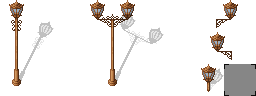
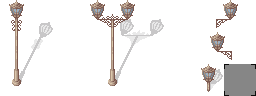
Revision of a layered 256px x 96px image; what changed, layer by layer:
renamed "Lampadaires" to "City Lamps", painted on it over [9, 0, 238, 92]
renamed "Ombres" to "Shadows", painted on it over [19, 19, 224, 90]
